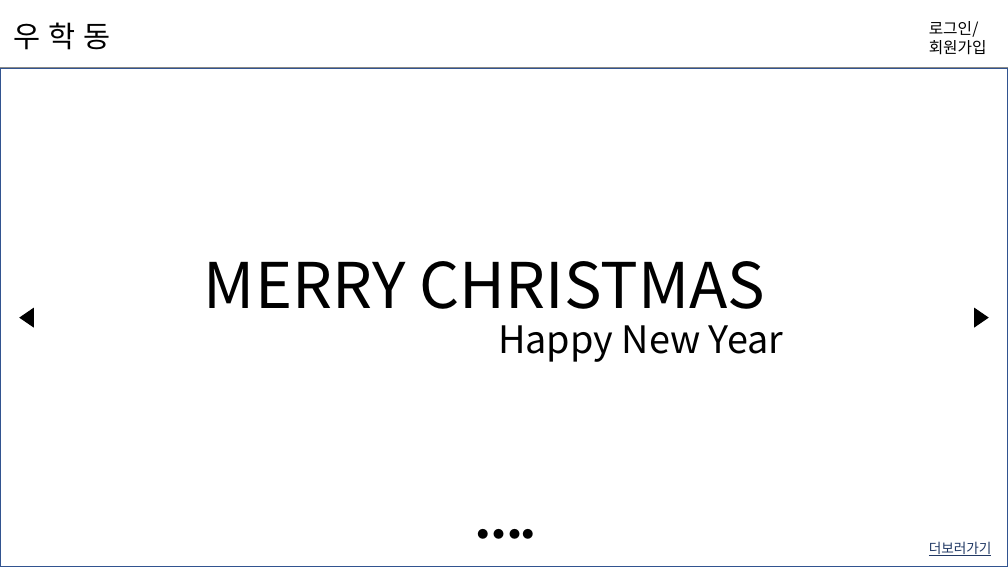
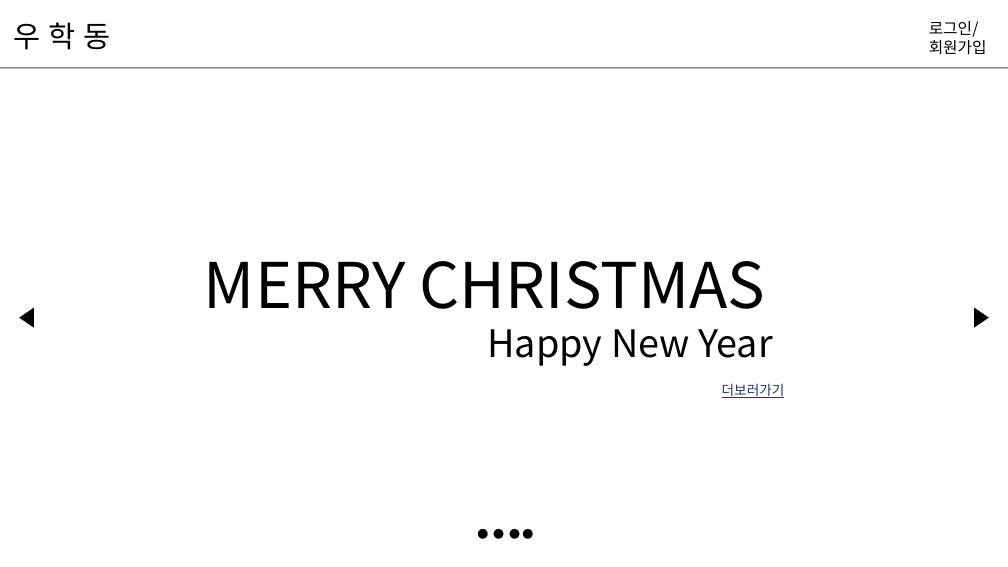
Before and after one commit to hyunniesss/ToyProject, a slide deck: slide 1 of document/와이어프레임/프레젠테이션1.pptx. Drawn at 1008x567 pixels with LibreOffice and Linux fonts; fonts in the diff are those of the drawing; background and template pictures are left out. Boxes give left, top, right and bottom in pixels: in the first picture for what was removed or moved away, otherwise in the second. Text is boxed around its words. In the diff, an @@ line names an element or a change of style, - is before the commit and + after.

```diff
--- a/document/와이어프레임/프레젠테이션1.pptx
+++ b/document/와이어프레임/프레젠테이션1.pptx
@@ rectangle at (x1=0, y1=68, x2=1008, y2=567): outline #325491 1 pt to none @@
@@ text "Happy New Year" moved from (x1=498, y1=325, x2=784, y2=362) to (x1=487, y1=329, x2=773, y2=366) @@
@@ text "더보러가기" moved from (x1=929, y1=541, x2=992, y2=556) to (x1=722, y1=383, x2=785, y2=398) @@
```
Also in this commit, not shown: 1 other slide changed, 5 slides added, 12 other files.
